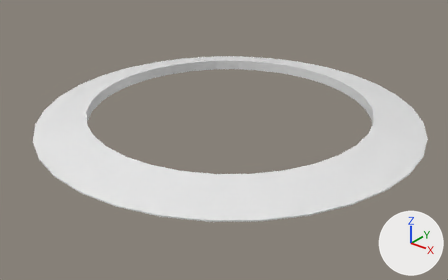
One commit to the FBX model Assets/Effects/Selection/CharSelection.fbx: the scene before it, then after it.
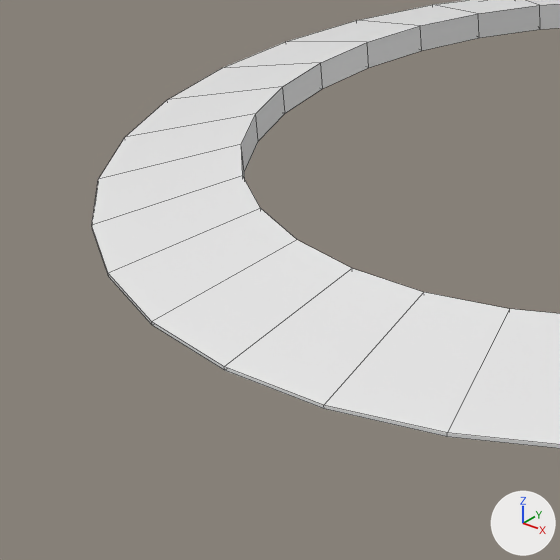
Old and new are each drawn whole from a camera (50 mm lens) standing at (0.463, -0.591, 0.33) and looking at (0.019, -0.036, -0.014) and again close up on the part from 0% to 45% of the width and 22% to 93% of the height. The axes (+X, +Y, +Z) are drawn at lower right. The lights are the same throughout. The close-ups show mesh edges as thin lines. Where no turn or scale is listed for an object, it has been applied to the vertices.

Names of what the first close-up shows: 'CharSelection'.
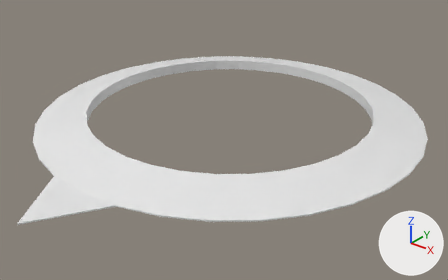
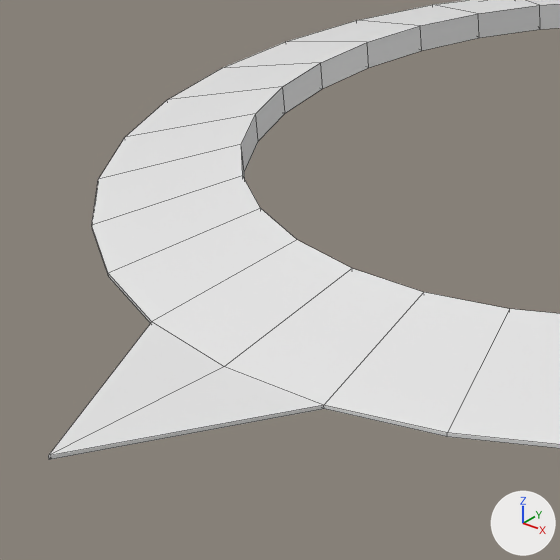
The newer file is also rescaled (x0.653), turned or shifted as a whole; pictures and numbers use the older file's frame.

Pixel boxes [x1, y1, x2, y2] of what changed, in the close-ups (560 x 560 px):
'CharSelection', reshaped
    before: [92, 0, 560, 448]
    after: [48, 0, 560, 460]
part 1 of me_mesh, built on
    before: [152, 322, 324, 409]
    after: [48, 322, 324, 460]

The change, as a list of edits to the scene's bpy script:
```text
Change me_mesh:
    where me_mesh.from_pydata(...)  # 128 vertices, 128 faces; spans x -0.25..0.25, y -0.25..0.25, z 0.0..0.016
    used by ob_charselection; location = (0.0, 0.0, 0.0)
    verts and faces of me_mesh; kept vertices keep their numbers, new ones are numbered from 128
    before: 94 (0.049, -0.245, 0.0) at pixel (324, 408), 95 (0.049, -0.245, 0.002) at pixel (323, 405), 96 (0.0, -0.25, 0.0) at pixel (224, 370), 97 (0.0, -0.25, 0.002) at pixel (224, 366), 98 (-0.049, -0.245, 0.0) at pixel (152, 325)
    before: 99 (-0.049, -0.245, 0.002) at pixel (151, 321)
    me_mesh part 1
    add delete_faces([(94, 95, 97, 96), (96, 97, 99, 98)])
    add verts[128] = (0.0, -0.326, 0.002)  # pixel (48, 455)
    add verts[129] = (0.0, -0.326, 0.0)  # pixel (48, 459)
    add faces += [(94, 95, 128, 129), (95, 97, 128), (97, 99, 128), (94, 129, 96), (98, 129, 128, 99), (96, 129, 98)]
```
